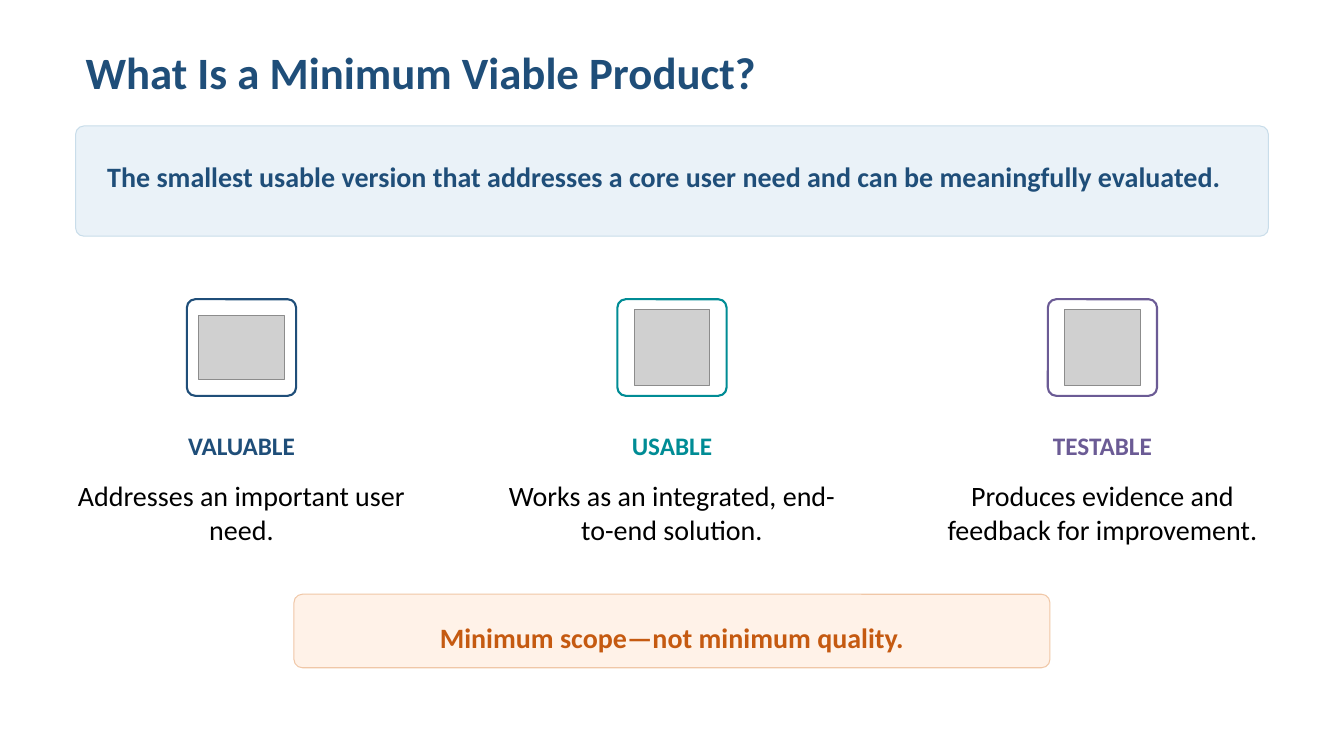
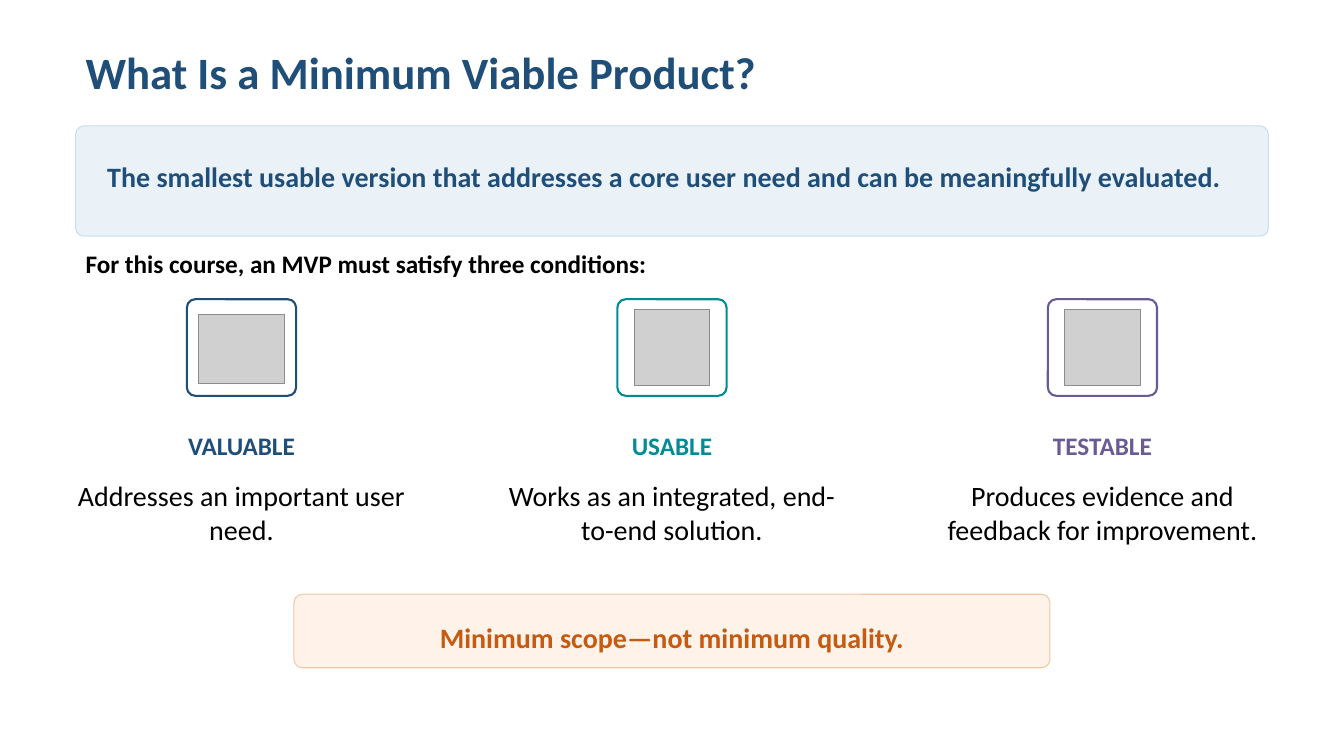
Before and after one commit to johnxu21/johnxu21.github.io, a slide deck: slide 9 of teaching/CS472/Timetable/ClassOverview-V2.pptx. Drawn at 1344x756 pixels with LibreOffice and Linux fonts; fonts in the diff are those of the drawing; grey boxes stand for pictures. Boxes give left, top, right and bottom in pixels: in the first picture for what was removed or moved away, otherwise in the second. Text is boxed around its words. In the diff, an @@ line names an element or a change of style, - is before the commit and + after.

```diff
--- a/teaching/CS472/Timetable/ClassOverview-V2.pptx
+++ b/teaching/CS472/Timetable/ClassOverview-V2.pptx
@@ text added at [86,255,646,277], 18 pt, text #000000, bold @@
+For this course, an MVP must satisfy three conditions:
@@ picture: place and size @@
-picture at [199,316,284,379]
+picture at [199,315,284,384]
```
Also in this commit, not shown: 1 slide added, 1 other file.
